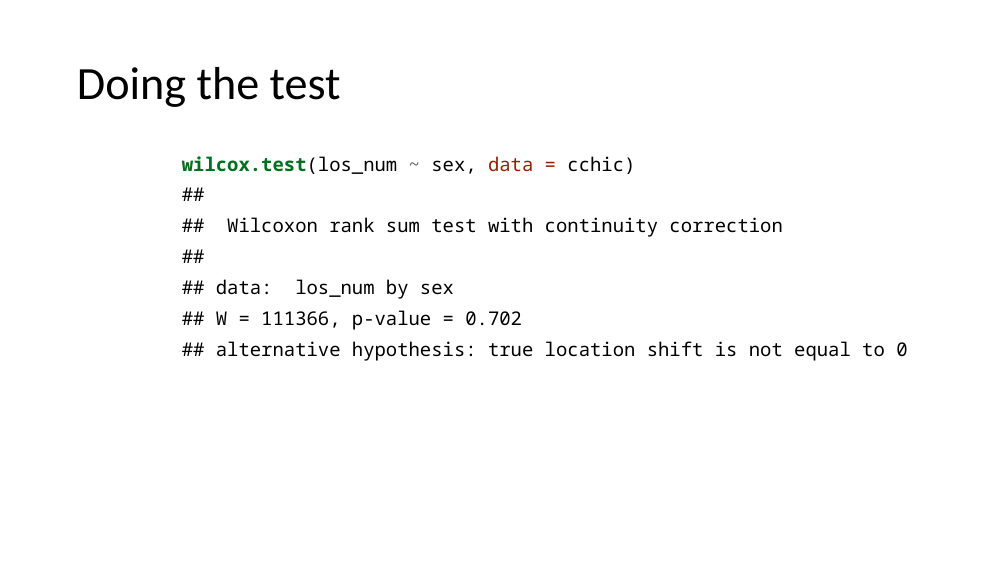
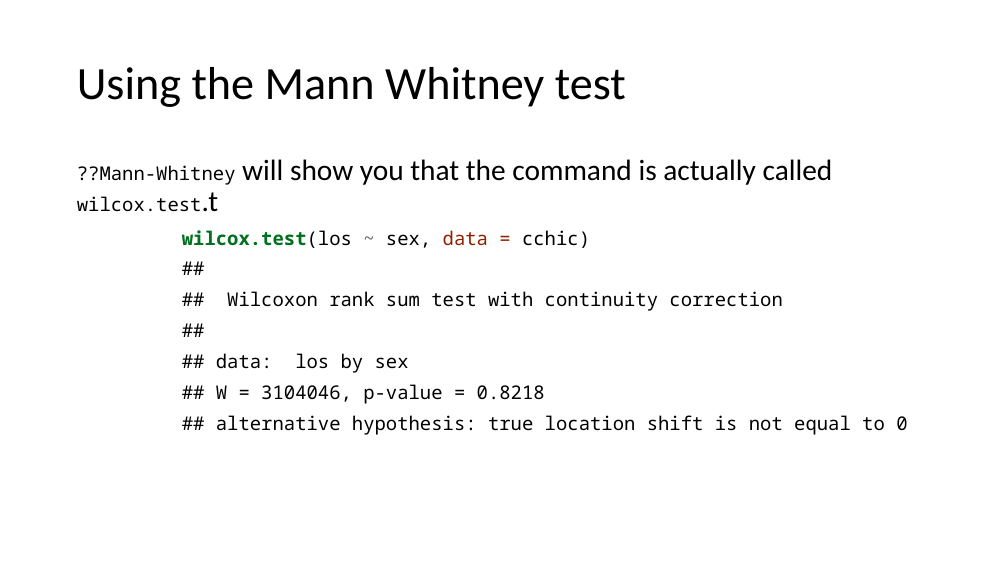
Before and after one commit to uclh-criu/learning-datascience, a slide deck: slide 41 of Workshops/Workshop6.pptx (slide 42 before the commit). Drawn at 1008x567 pixels with LibreOffice and Linux fonts; fonts in the diff are those of the drawing. Boxes give left, top, right and bottom in pixels: in the first picture for what was removed or moved away, otherwise in the second. Text is boxed around its words. In the diff, an @@ line names an element or a change of style, - is before the commit and + after.

Commit message:
changed to run on synthetic data.

```diff
--- a/Workshops/Workshop6.pptx
+++ b/Workshops/Workshop6.pptx
@@ title at box(77, 67, 626, 107): text changed @@
-Doing the test
+Using the Mann Whitney test
@@ text at box(77, 159, 907, 435): text changed @@
-wilcox.test(los_num ~ sex, data = cchic)
-##
-## Wilcoxon rank sum test with continuity correction
-##
-## data: los_num by sex
-## W = 111366, p-value = 0.702
-## alternative hypothesis: true location shift is not equal to 0
+??Mann-Whitney will show you that the command is actually called wilcox.test.t
+wilcox.test(los ~ sex, data = cchic)
+##
+## Wilcoxon rank sum test with continuity correction
+##
+## data: los by sex
+## W = 3104046, p-value = 0.8218
+## alternative hypothesis: true location shift is not equal to 0
```
Also in this commit, not shown: 10 other slides changed, 1 slide added, 2 slides removed, 12 other files.
